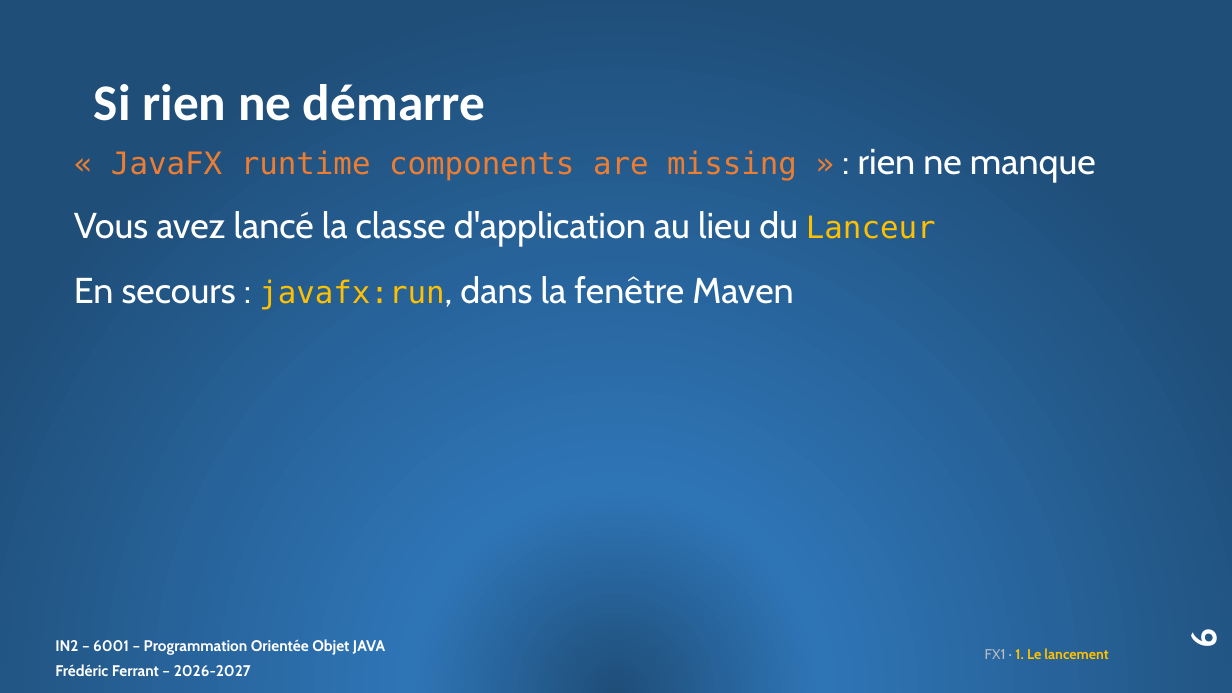
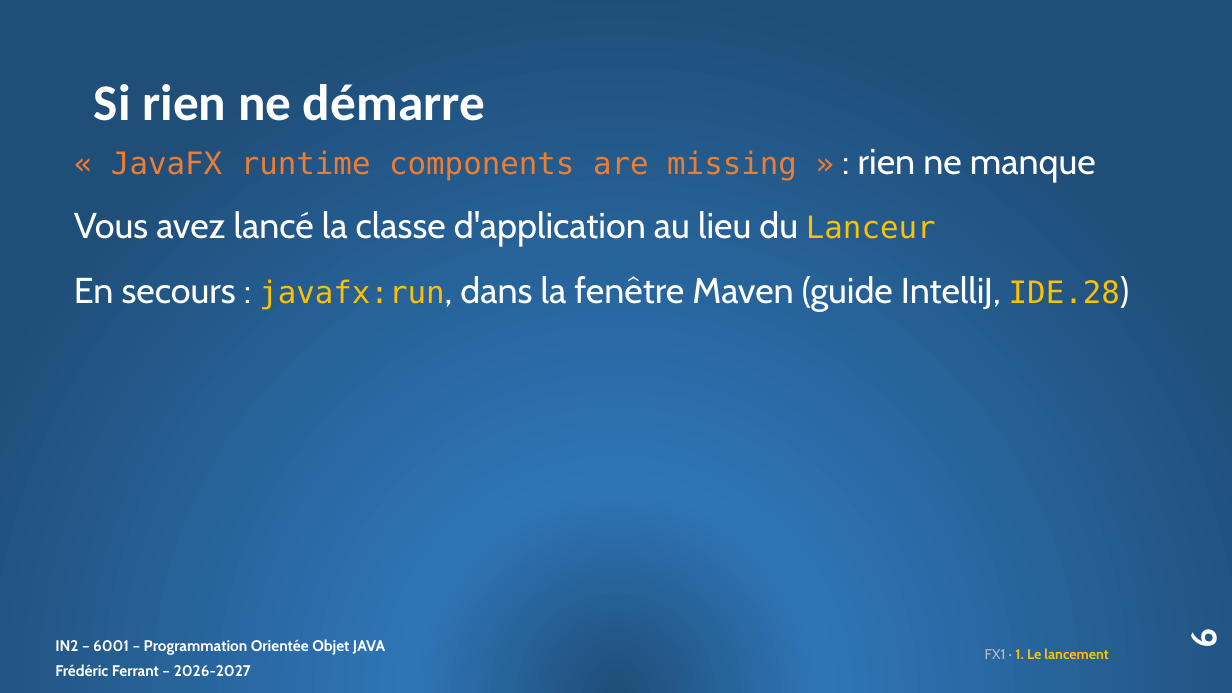
Before and after one commit to ferrantbe/ExercicesJavaClaude, a slide deck: slide 6 of _slides/remanies/14. FX1_slides.pptx. Drawn at 1232x693 pixels with LibreOffice and Linux fonts; fonts in the diff are those of the drawing. Boxes give left, top, right and bottom in pixels: in the first picture for what was removed or moved away, otherwise in the second. Text is boxed around its words. In the diff, an @@ line names an element or a change of style, - is before the commit and + after.

```diff
--- a/_slides/remanies/14. FX1_slides.pptx
+++ b/_slides/remanies/14. FX1_slides.pptx
@@ text at [74,276,1120,312]: text changed @@
-En secours : javafx:run, dans la fenêtre Maven
+En secours : javafx:run, dans la fenêtre Maven (guide IntelliJ, IDE.28)
```
Also in this commit, not shown: 9 other slides changed, 1 slide added, 2 other files.
